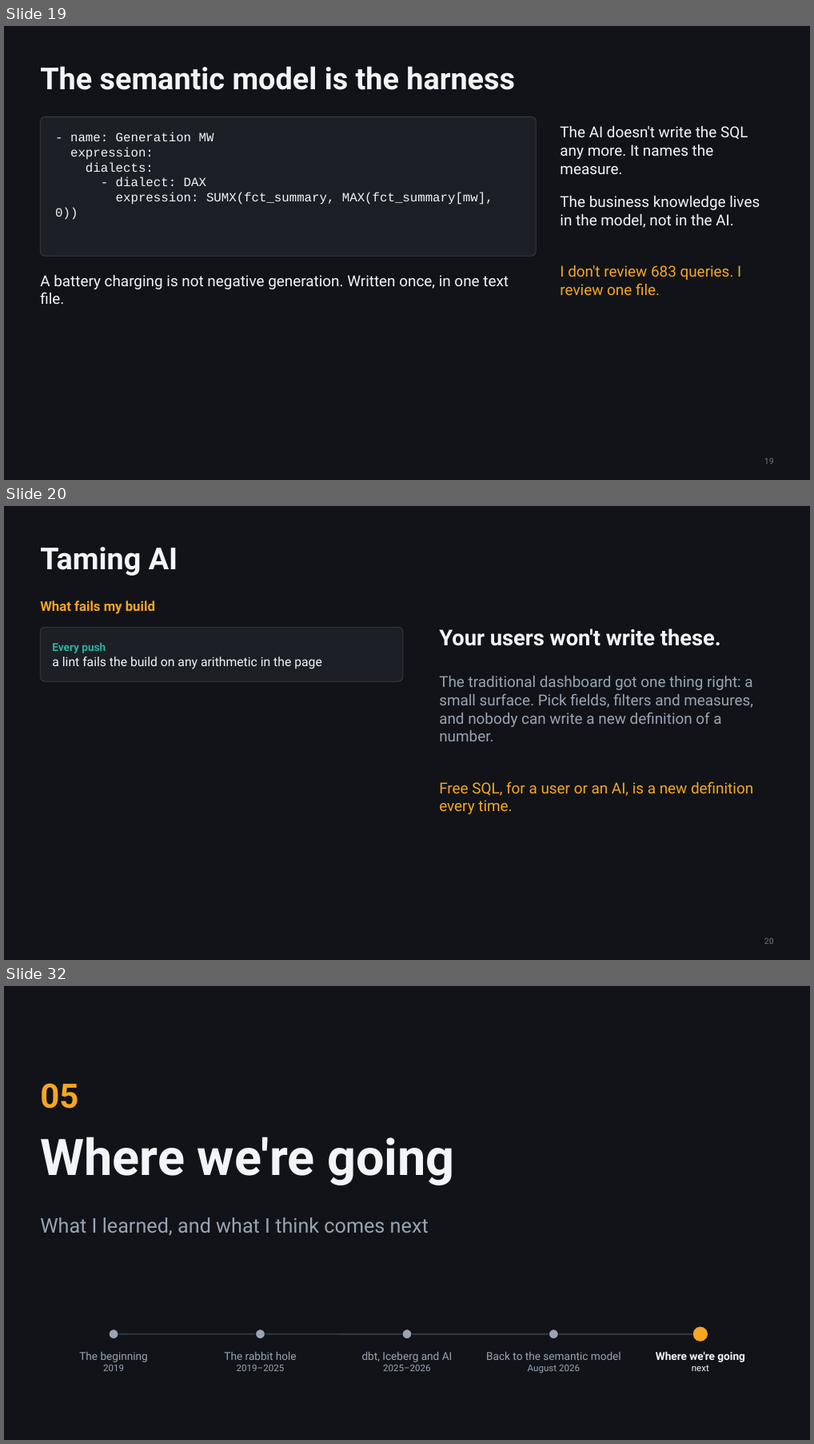
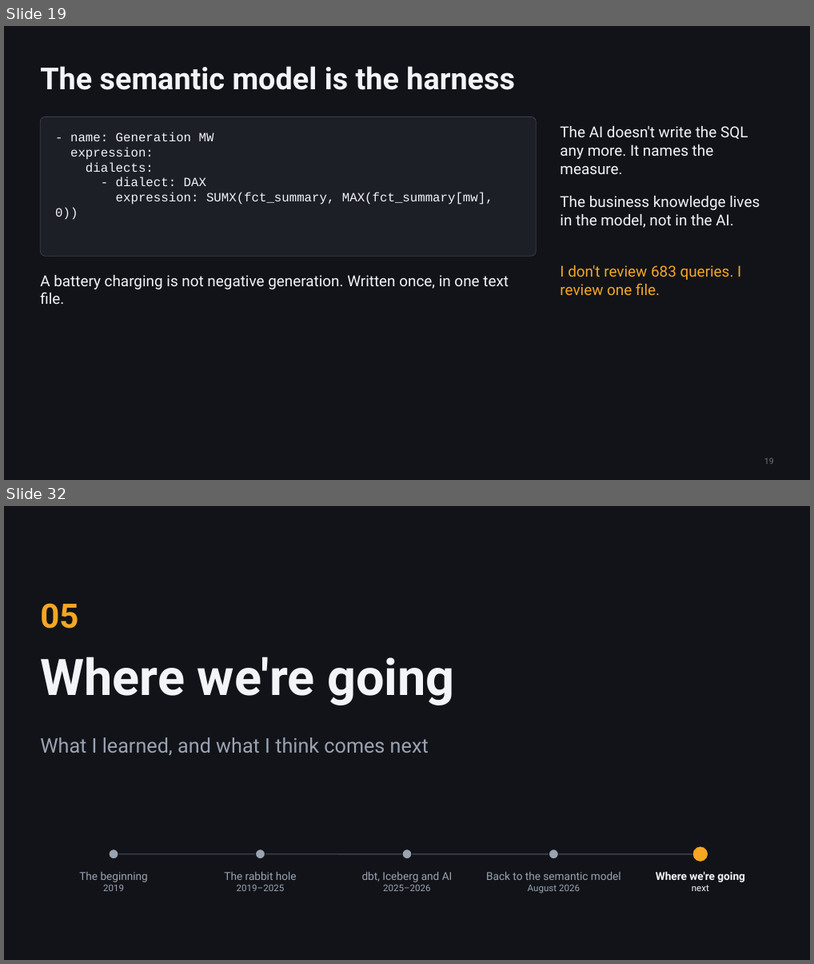
Before and after one commit to djouallah/presentations, a slide deck: analytics-as-code/analytics-as-code.pptx. Shown one above the other, each under a label of ours: slides 19, 20 and 32 before the commit, slides 19 and 32 after it; the slides between them are not shown. The pictures are 814x1444 and 814x964 pixels, drawn with LibreOffice and Linux fonts; fonts in the diff are those of the drawing. Boxes give left, top, right and bottom in pixels: in the first picture for what was removed or moved away, otherwise in the second. Text is boxed around its words. In the diff, an @@ line names an element or a change of style, - is before the commit and + after.

```diff
--- a/analytics-as-code/analytics-as-code.pptx
+++ b/analytics-as-code/analytics-as-code.pptx
@@ slide 20 removed at [4,506,810,960], background #111318 @@
@@ title removed at [40,547,178,576] @@
-Taming AI
@@ text removed at [40,600,155,614] @@
-What fails my build
@@ rounded rectangle removed at [40,627,403,681] @@
@@ text removed at [52,643,322,669] @@
-Every push
-a lint fails the build on any arithmetic in the page
@@ text removed at [439,628,722,646] @@
-Your users won't write these.
@@ text removed at [439,676,754,741] @@
-The traditional dashboard got one thing right: a small surface. Pick fields, filters and measures, and nobody can write a new definition of a number.
@@ text removed at [439,781,754,814] @@
-Free SQL, for a user or an AI, is a new definition every time.
@@ page number removed at [765,937,774,944] @@
-20
```
Also in this commit, not shown: 1 slide added, 1 other file.
